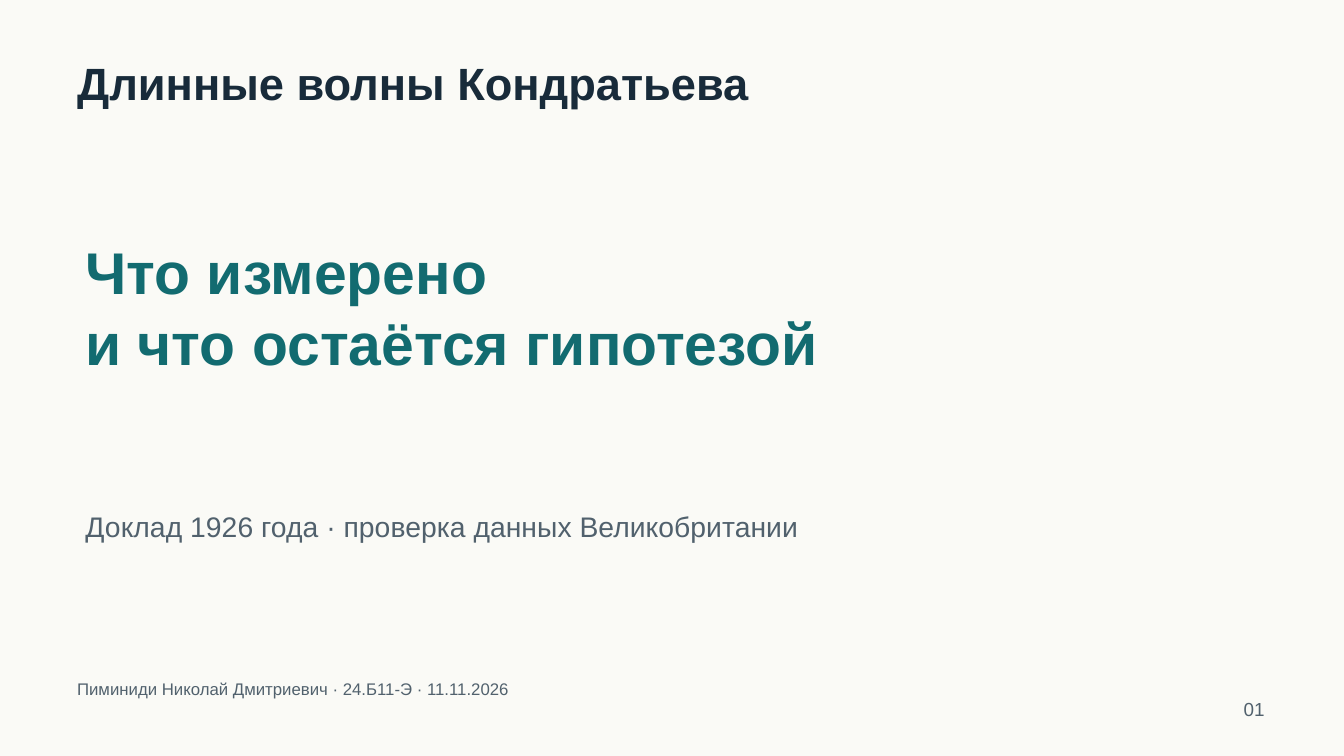
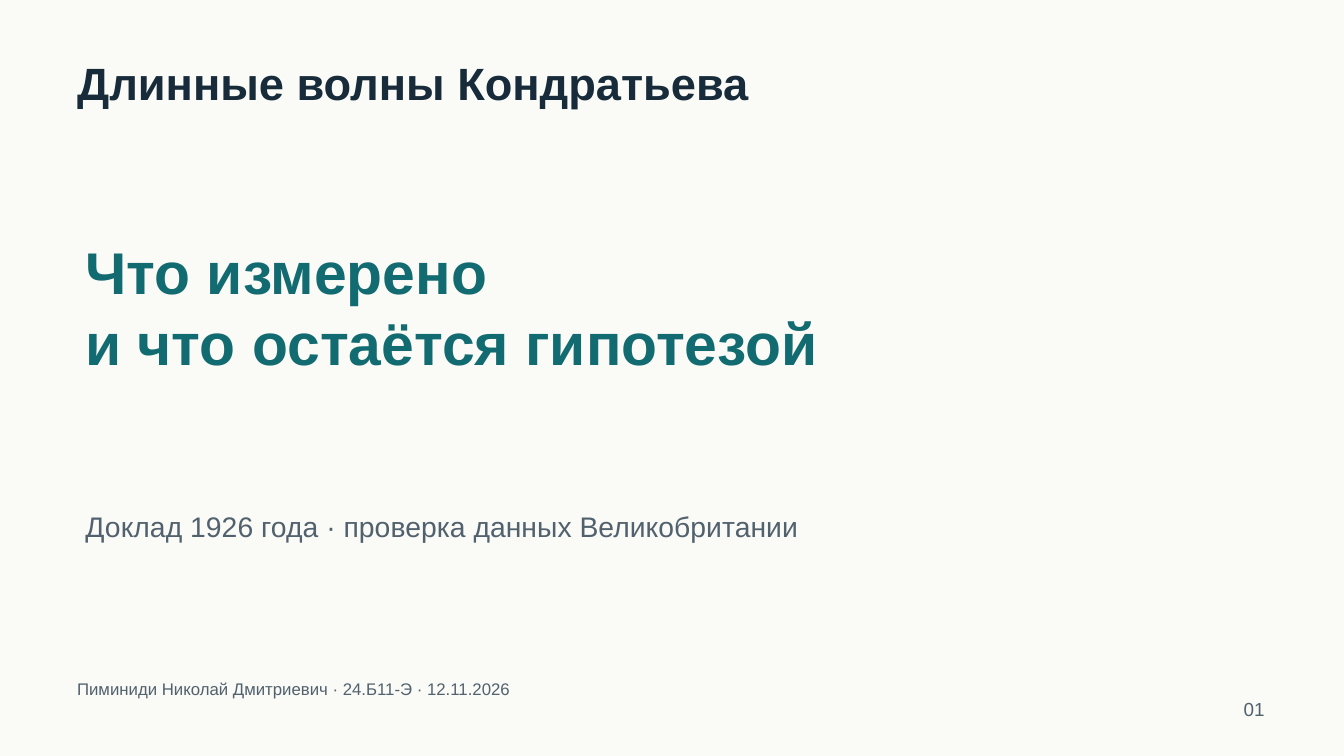
Before and after one commit to akino-tech/forecast-key-rate-2026, a slide deck: slide 1 of assignments/02-kondratiev/slides.pptx. Drawn at 1344x756 pixels with LibreOffice and Linux fonts; fonts in the diff are those of the drawing. Boxes give left, top, right and bottom in pixels: in the first picture for what was removed or moved away, otherwise in the second. Text is boxed around its words. In the diff, an @@ line names an element or a change of style, - is before the commit and + after.

```diff
--- a/assignments/02-kondratiev/slides.pptx
+++ b/assignments/02-kondratiev/slides.pptx
@@ text at (77, 682, 510, 699): text changed @@
-Пиминиди Николай Дмитриевич · 24.Б11-Э · 11.11.2026
+Пиминиди Николай Дмитриевич · 24.Б11-Э · 12.11.2026
```
Also in this commit, not shown: 3 other slides changed, 3 slides added, 27 other files.
